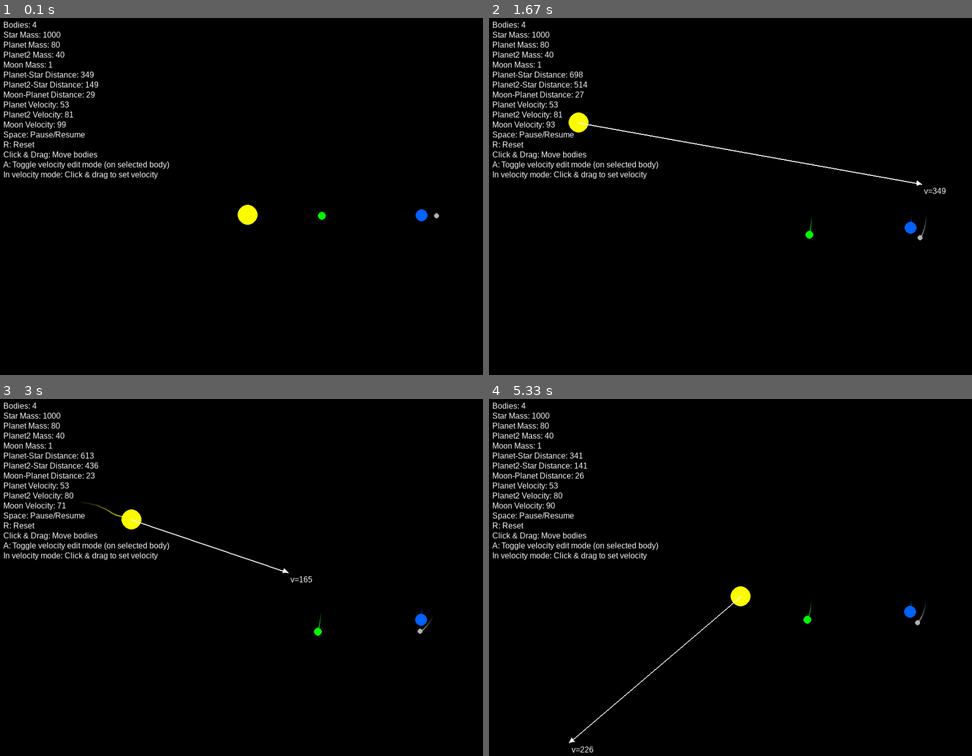
Above: before the commit, frames 1-4 (two rows, left to right).
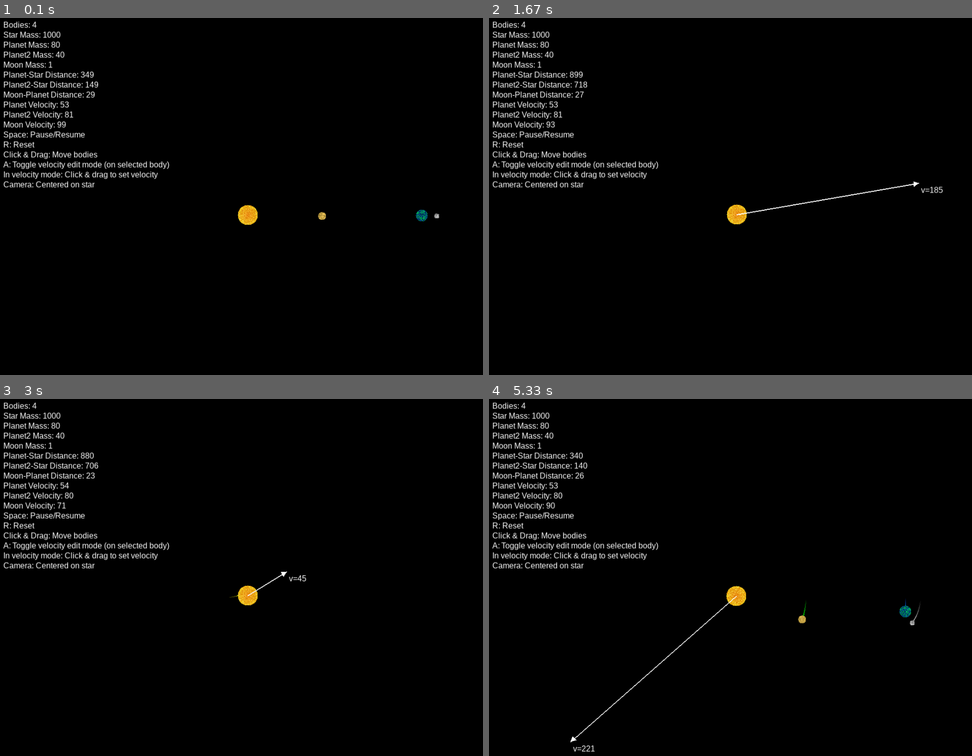
Above: after the commit, the same moments.

Repository: spacemane64/gravity_sim
Game: pygame game, started from gravity_sim.py
The game is run twice, just before and just after one commit, with the same random seed, the same clock (stepped at 60 frames per second) and the same inputs.
Inputs (mouse positions are in pixels of both pictures, inside the frame that each line leads up to):
- Up to frame 1 (0.1 s): no input
- Up to frame 2 (1.67 s): click (735, 214) at 0.38 s; press the mouse at (735, 214) at 0.7 s; move the mouse to (653, 167) at 0.8 s; release the mouse at (571, 121) at 0.93 s; tap A at 1 s; press the mouse at (735, 214) at 1.37 s; move the mouse to (827, 200) at 1.47 s; release the mouse at (918, 182) at 1.6 s
- Up to frame 3 (3 s): press the mouse at (246, 595) at 1.7 s; move the mouse to (255, 588) at 1.8 s; release the mouse at (270, 581) at 1.93 s; press the mouse at (246, 595) at 2.03 s; move the mouse to (265, 606) at 2.13 s; release the mouse at (284, 616) at 2.27 s; press the mouse at (246, 595) at 2.37 s; move the mouse to (333, 591) at 2.47 s; release the mouse at (420, 591) at 2.6 s; press the mouse at (246, 595) at 2.7 s; move the mouse to (265, 584) at 2.8 s; release the mouse at (284, 570) at 2.93 s
- Up to frame 4 (5.33 s): press the mouse at (735, 595) at 3.03 s; move the mouse to (744, 648) at 3.13 s; release the mouse at (759, 702) at 3.27 s; tap R at 3.33 s; press the mouse at (735, 595) at 3.7 s; move the mouse to (725, 573) at 3.8 s; release the mouse at (716, 556) at 3.93 s; press the mouse at (735, 595) at 4.03 s; move the mouse to (749, 613) at 4.13 s; release the mouse at (769, 627) at 4.27 s; press the mouse at (735, 595) at 4.37 s; move the mouse to (754, 591) at 4.47 s; release the mouse at (773, 588) at 4.6 s; press the mouse at (735, 595) at 4.7 s; move the mouse to (812, 570) at 4.8 s; release the mouse at (885, 541) at 4.93 s; press the mouse at (735, 595) at 5.03 s; move the mouse to (653, 666) at 5.13 s; release the mouse at (571, 741) at 5.27 s

The runs differ from the first frame. In frame 1, 0.5% of the frame differs, in the area x 0-91%, y 45-58%; in frame 2, 1.2%, in the area x 0-95%, y 15-63%; in frame 3, 1.0%; in frame 4, 1.0%.

Commit message:
gravity simulation

Diff:
--- a/gravity_sim.py
+++ b/gravity_sim.py
@@ -1,6 +1,7 @@
 import pygame
 import math
 import numpy as np
+import random
 
 # Initialize pygame
 pygame.init()
@@ -33,6 +34,149 @@
         self.max_trail_length = 100
         self.being_dragged = False
         self.velocity_edit_mode = False
+        self.texture = None
+
+        # Generate appropriate texture based on color
+        if color == BLUE:
+            self.generate_blue_texture()
+        elif color == YELLOW:
+            self.generate_star_texture()
+        elif color == GREEN:
+            self.generate_sandy_texture()
+        elif color == GRAY:
+            self.generate_moon_texture()
+
+    def generate_blue_texture(self):
+        # Create a surface for the texture
+        texture_size = self.radius * 2
+        self.texture = pygame.Surface((texture_size, texture_size), pygame.SRCALPHA)
+
+        # Generate noise pattern with blue and green colors
+        for x in range(texture_size):
+            for y in range(texture_size):
+                # Calculate distance from center
+                dx = x - self.radius
+                dy = y - self.radius
+                distance = math.sqrt(dx**2 + dy**2)
+
+                # Only draw within the radius
+                if distance <= self.radius:
+                    # Generate random noise value between 0 and 1
+                    noise = random.random()
+
+                    # Mix blue and green based on noise
+                    if noise < 0.6:  # More blue than green
+                        blue_amount = 100 + int(noise * 155)  # Range from 100-255
+                        green_amount = int(noise * 200)      # Range from 0-200
+                        color = (0, green_amount, blue_amount)
+                    else:
+                        blue_amount = int(noise * 100)       # Range from 0-100
+                        green_amount = 100 + int(noise * 155) # Range from 100-255
+                        color = (0, green_amount, blue_amount)
+
+                    # Add some randomized intensity for more texture
+                    intensity = 0.7 + random.random() * 0.3  # 70-100% intensity
+                    r = min(255, int(color[0] * intensity))
+                    g = min(255, int(color[1] * intensity))
+                    b = min(255, int(color[2] * intensity))
+
+                    self.texture.set_at((x, y), (r, g, b))
+
+    def generate_star_texture(self):
+        # Create a surface for the texture
+        texture_size = self.radius * 2
+        self.texture = pygame.Surface((texture_size, texture_size), pygame.SRCALPHA)
+
+        # Generate noise pattern with yellow and orange colors
+        for x in range(texture_size):
+            for y in range(texture_size):
+                # Calculate distance from center
+                dx = x - self.radius
+                dy = y - self.radius
+                distance = math.sqrt(dx**2 + dy**2)
+
+                # Only draw within the radius
+                if distance <= self.radius:
+                    # Generate random noise value between 0 and 1
+                    noise = random.random()
+
+                    # Mix yellow and orange based on noise and distance from center
+                    # More orange at the center, more yellow at the edges
+                    center_factor = 1 - (distance / self.radius)
+
+                    red = 220 + int(noise * 35)  # 220-255
+                    green = 120 + int(noise * 135 * (1 - center_factor * 0.7))  # More yellow at edges
+                    blue = int(noise * 50)  # Small amount of blue
+
+                    # Add some randomized flare effects
+                    if random.random() < 0.05:  # 5% chance of a bright spot
+                        red = 255
+                        green = 230 + int(random.random() * 25)
+                        blue = 100 + int(random.random() * 50)
+
+                    self.texture.set_at((x, y), (red, green, blue))
+
+    def generate_sandy_texture(self):
+        # Create a surface for the texture
+        texture_size = self.radius * 2
+        self.texture = pygame.Surface((texture_size, texture_size), pygame.SRCALPHA)
+
+        # Generate noise pattern with sandy and dark yellow colors
+        for x in range(texture_size):
+            for y in range(texture_size):
+                # Calculate distance from center
+                dx = x - self.radius
+                dy = y - self.radius
+                distance = math.sqrt(dx**2 + dy**2)
+
+                # Only draw within the radius
+                if distance <= self.radius:
+                    # Generate random noise value between 0 and 1
+                    noise = random.random()
+
+                    # Base sandy color
+                    red = 180 + int(noise * 75)     # 180-255
+                    green = 150 + int(noise * 60)   # 150-210
+                    blue = 60 + int(noise * 40)     # 60-100
+
+                    # Create darker patches
+                    if noise < 0.3:  # 30% chance of darker areas
+                        red = int(red * 0.7)
+                        green = int(green * 0.7)
+                        blue = int(blue * 0.6)
+
+                    self.texture.set_at((x, y), (red, green, blue))
+
+    def generate_moon_texture(self):
+        # Create a surface for the texture
+        texture_size = self.radius * 2
+        self.texture = pygame.Surface((texture_size, texture_size), pygame.SRCALPHA)
+
+        # Generate noise pattern with gray colors (moon-like)
+        for x in range(texture_size):
+            for y in range(texture_size):
+                # Calculate distance from center
+                dx = x - self.radius
+                dy = y - self.radius
+                distance = math.sqrt(dx**2 + dy**2)
+
+                # Only draw within the radius
+                if distance <= self.radius:
+                    # Generate random noise value between 0 and 1
+                    noise = random.random()
+
+                    # Create gray color with variation
+                    gray_value = 120 + int(noise * 80)  # Range from 120-200
+
+                    # Create darker craters
+                    if noise < 0.2:  # 20% chance of craters
+                        gray_value = 80 + int(noise * 60)  # Darker areas
+
+                    # Create some slightly brighter spots
+                    if noise > 0.8:  # 20% chance of highlights
+                        gray_value = 170 + int(noise * 60)  # Brighter areas
+
+                    self.texture.set_at((x, y), (gray_value, gray_value, gray_value))
 
     def update_position(self, dt):
         if not self.being_dragged:
@@ -57,9 +201,15 @@
                 pygame.draw.line(surface, trail_color, self.trail[i-1], self.trail[i], 2)
 
         # Draw the body
-        pygame.draw.circle(surface, self.color,
-                           (int(self.position[0]), int(self.position[1])),
-                           self.radius)
+        position = (int(self.position[0]), int(self.position[1]))
+
+        if self.texture is not None:
+            # Draw the textured planet
+            surface.blit(self.texture,
+                        (position[0] - self.radius, position[1] - self.radius))
+        else:
+            # Draw regular planet
+            pygame.draw.circle(surface, self.color, position, self.radius)
 
         # Draw velocity arrow when in velocity edit mode
         if self.velocity_edit_mode:
@@ -137,6 +287,7 @@
     star.position = np.array([width/2, height/2], dtype=float)
     star.velocity = np.array([0, 0], dtype=float)
     star.trail = []
+    star.generate_star_texture()
 
     # Reset planet - increased distance from star
     planet.position = np.array([width/2 + planet_star_distance, height/2], dtype=float)
@@ -146,6 +297,9 @@
     planet.velocity = np.array([0, planet_velocity_magnitude], dtype=float)
     planet.trail = []
 
+    # Regenerate texture for the blue planet
+    planet.generate_blue_texture()
+
     # Reset planet2 (green planet) - closer to the star
     planet2.position = np.array([width/2 + planet2_star_distance, height/2], dtype=float)
 
@@ -153,6 +307,7 @@
     planet2_velocity_magnitude = math.sqrt(G * star.mass / planet2_star_distance)
     planet2.velocity = np.array([0, planet2_velocity_magnitude], dtype=float)
     planet2.trail = []
+    planet2.generate_sandy_texture()
 
     # Reset moon - positioned closer to planet
     # Position the moon relative to the planet
@@ -166,6 +321,7 @@
     # Adding planet's velocity to ensure it moves with the planet
     moon.velocity = np.array([0, moon_velocity_magnitude], dtype=float) + planet.velocity
     moon.trail = []
+    moon.generate_moon_texture()
 
 # Create bodies
 # Large central body (like a star)
@@ -237,7 +393,14 @@
 velocity_edit_start = None
 running = True
 
+# Camera offset (will be updated to center on star)
+camera_offset = np.array([0, 0], dtype=float)
+
 while running:
+    # Update camera to center on star
+    target_center = np.array([width/2, height/2], dtype=float)
+    camera_offset = star.position - target_center
+
     # Handle events
     for event in pygame.event.get():
         if event.type == pygame.QUIT:
@@ -264,14 +427,19 @@
             if velocity_edit_mode and selected_body:
                 # Start velocity edit from clicked position
                 mouse_pos = pygame.mouse.get_pos()
-                velocity_edit_start = np.array([mouse_pos[0], mouse_pos[1]], dtype=float)
+                # Adjust mouse position by camera offset
+                adjusted_mouse_pos = np.array([mouse_pos[0], mouse_pos[1]], dtype=float) + camera_offset
+                velocity_edit_start = adjusted_mouse_pos
             else:
                 # Check if a body was clicked
                 mouse_pos = pygame.mouse.get_pos()
+                # Adjust mouse position by camera offset
+                adjusted_mouse_pos = np.array([mouse_pos[0], mouse_pos[1]], dtype=float) + camera_offset
+
                 for body in bodies:
-                    # Calculate distance to the body
-                    distance = math.sqrt((body.position[0] - mouse_pos[0])**2 +
-                                      (body.position[1] - mouse_pos[1])**2)
+                    # Calculate distance to the body using camera-adjusted coordinates
+                    distance = math.sqrt((body.position[0] - adjusted_mouse_pos[0])**2 +
+                                      (body.position[1] - adjusted_mouse_pos[1])**2)
                     if distance <= body.radius:
                         dragging_body = body
                         selected_body = body
@@ -282,10 +450,11 @@
             # If in velocity edit mode, set the new velocity
             if velocity_edit_mode and selected_body and velocity_edit_start is not None:
                 mouse_pos = pygame.mouse.get_pos()
-                mouse_vec = np.array([mouse_pos[0], mouse_pos[1]], dtype=float)
+                # Adjust mouse position by camera offset
+                adjusted_mouse_pos = np.array([mouse_pos[0], mouse_pos[1]], dtype=float) + camera_offset
 
                 # Calculate new velocity from the drag vector
-                new_velocity = (mouse_vec - selected_body.position) / 2.0
+                new_velocity = (adjusted_mouse_pos - selected_body.position) / 2.0
                 selected_body.velocity = new_velocity
 
                 velocity_edit_start = None
@@ -299,17 +468,20 @@
             # Preview velocity in edit mode
             if velocity_edit_mode and selected_body and velocity_edit_start is not None:
                 mouse_pos = pygame.mouse.get_pos()
-                mouse_vec = np.array([mouse_pos[0], mouse_pos[1]], dtype=float)
+                # Adjust mouse position by camera offset
+                adjusted_mouse_pos = np.array([mouse_pos[0], mouse_pos[1]], dtype=float) + camera_offset
 
                 # Preview new velocity
-                new_velocity = (mouse_vec - selected_body.position) / 2.0
+                new_velocity = (adjusted_mouse_pos - selected_body.position) / 2.0
                 selected_body.velocity = new_velocity
 
             # Regular dragging
             elif dragging_body:
                 # Update body position to mouse position
                 mouse_pos = pygame.mouse.get_pos()
-                dragging_body.position = np.array([mouse_pos[0], mouse_pos[1]], dtype=float)
+                # Adjust mouse position by camera offset
+                adjusted_mouse_pos = np.array([mouse_pos[0], mouse_pos[1]], dtype=float) + camera_offset
+                dragging_body.position = adjusted_mouse_pos
 
                 # When dragging, reset the body's trail
                 dragging_body.trail = []
@@ -335,9 +507,80 @@
     # Clear screen
     screen.fill(BLACK)
 
-    # Draw bodies
+    # Draw bodies with camera offset
     for body in bodies:
-        body.draw(screen)
+        # Calculate position adjusted for camera
+        adjusted_position = body.position - camera_offset
+
+        # Draw trail with camera offset
+        if len(body.trail) > 1:
+            for i in range(1, len(body.trail)):
+                # Fade the trail from the body color to black
+                alpha = i / len(body.trail)
+                trail_color = (
+                    int(body.color[0] * alpha),
+                    int(body.color[1] * alpha),
+                    int(body.color[2] * alpha)
+                )
+                # Get trail points adjusted for camera
+                point1 = (int(body.trail[i-1][0] - camera_offset[0]),
+                          int(body.trail[i-1][1] - camera_offset[1]))
+                point2 = (int(body.trail[i][0] - camera_offset[0]),
+                          int(body.trail[i][1] - camera_offset[1]))
+                pygame.draw.line(screen, trail_color, point1, point2, 2)
+
+        # Draw the body
+        position = (int(adjusted_position[0]), int(adjusted_position[1]))
+
+        if body.texture is not None:
+            # Draw the textured planet
+            screen.blit(body.texture,
+                      (position[0] - body.radius, position[1] - body.radius))
+        else:
+            # Draw regular planet
+            pygame.draw.circle(screen, body.color, position, body.radius)
+
+        # Draw velocity arrow when in velocity edit mode
+        if body.velocity_edit_mode:
+            # Scale factor to make arrow visible
+            scale = 2.0
+            # Calculate arrow end point adjusted for camera
+            arrow_end = body.position + body.velocity * scale
+            arrow_end_adjusted = arrow_end - camera_offset
+
+            # Draw the line
+            pygame.draw.line(screen, WHITE,
+                           position,
+                           (int(arrow_end_adjusted[0]), int(arrow_end_adjusted[1])), 2)
+
+            # Draw arrowhead
+            if np.linalg.norm(body.velocity) > 0:
+                # Calculate direction
+                direction = body.velocity / np.linalg.norm(body.velocity)
+                # Arrow head size
+                head_size = 10
+                # Calculate perpendicular vectors
+                perpendicular = np.array([-direction[1], direction[0]])
+
+                # Calculate arrowhead points
+                point1 = arrow_end - direction * head_size + perpendicular * head_size/2
+                point2 = arrow_end - direction * head_size - perpendicular * head_size/2
+
+                # Adjust for camera
+                point1_adjusted = point1 - camera_offset
+                point2_adjusted = point2 - camera_offset
+
+                # Draw arrowhead
+                pygame.draw.polygon(screen, WHITE, [
+                    (int(arrow_end_adjusted[0]), int(arrow_end_adjusted[1])),
+                    (int(point1_adjusted[0]), int(point1_adjusted[1])),
+                    (int(point2_adjusted[0]), int(point2_adjusted[1]))
+                ])
+
+            # Draw velocity magnitude text
+            vel_magnitude = np.linalg.norm(body.velocity)
+            vel_text = font.render(f"v={int(vel_magnitude)}", True, WHITE)
+            screen.blit(vel_text, (int(arrow_end_adjusted[0]) + 5, int(arrow_end_adjusted[1]) + 5))
 
     # Display info
     info_text = [
@@ -356,7 +599,8 @@
         "R: Reset",
         "Click & Drag: Move bodies",
         "A: Toggle velocity edit mode (on selected body)",
-        "In velocity mode: Click & drag to set velocity"
+        "In velocity mode: Click & drag to set velocity",
+        "Camera: Centered on star"
     ]
 
     for i, text in enumerate(info_text):
